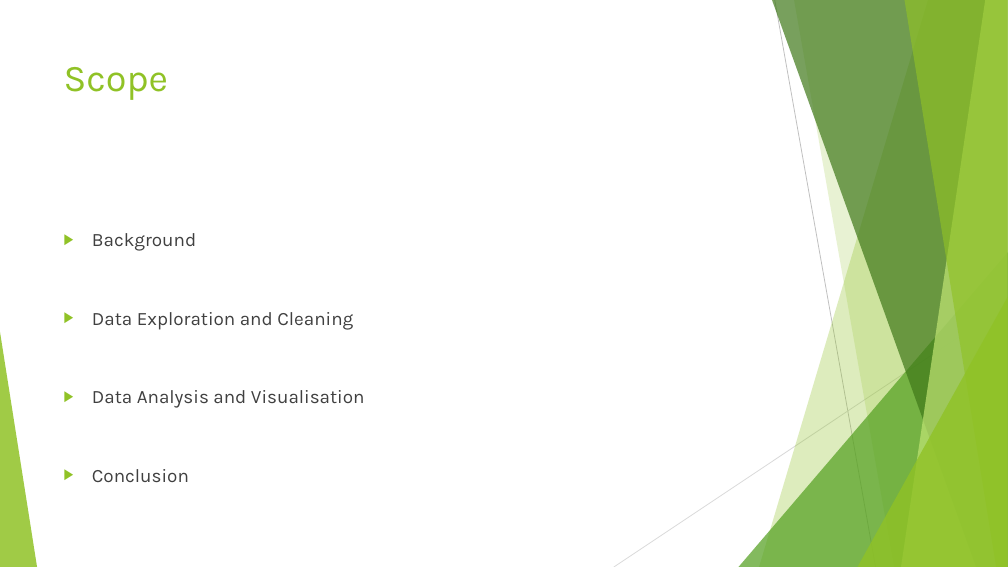
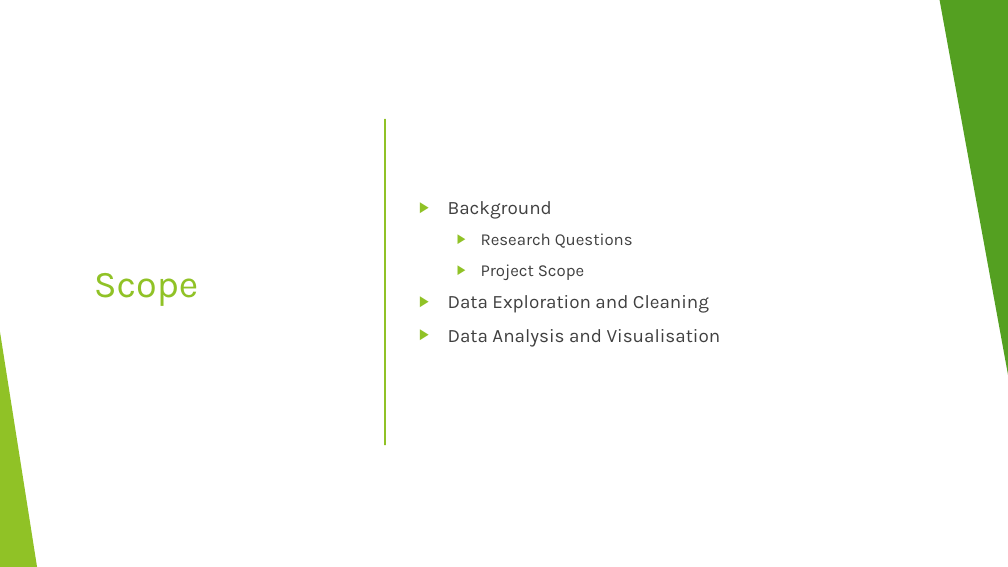
Before and after one commit to alyssahondrade/Project1, a slide deck: slide 2 of Slide Deck.pptx. Drawn at 1008x567 pixels with LibreOffice and Linux fonts; fonts in the diff are those of the drawing. Boxes give left, top, right and bottom in pixels: in the first picture for what was removed or moved away, otherwise in the second. Text is boxed around its words. In the diff, an @@ line names an element or a change of style, - is before the commit and + after.

```diff
--- a/Slide Deck.pptx
+++ b/Slide Deck.pptx
@@ rectangle added at bbox=[0, 0, 1008, 567], fill #FFFFFF @@
@@ triangle added at bbox=[940, 0, 1008, 382], fill #54A021 @@
@@ title "Scope": place and size @@
-title "Scope" at bbox=[64, 67, 168, 100]
+title "Scope" at bbox=[94, 273, 198, 306]
@@ title "Scope" at bbox=[94, 273, 198, 306]: vertical alignment top to middle @@
@@ line added from (385, 119) to (385, 445), #90C226 1 pt @@
@@ text "Background" at bbox=[448, 201, 721, 347]: vertical alignment top to middle @@
@@ text "Background": place and size @@
-text "Background" at bbox=[92, 233, 365, 482]
+text "Background" at bbox=[448, 201, 721, 347]
@@ text at bbox=[448, 201, 721, 347]: line spacing 3 to 1 @@
@@ text at bbox=[481, 233, 633, 280]: paragraphs added @@
+  ▶ Research Questions
+  ▶ Project Scope
@@ triangle added at bbox=[0, 332, 37, 567], fill #90C226 @@
@@ text at bbox=[92, 469, 189, 482]: paragraph removed @@
-▶ Conclusion
```
Also in this commit, not shown: 5 other slides changed, 7 slides added, 1 slide removed, 5 other files.
